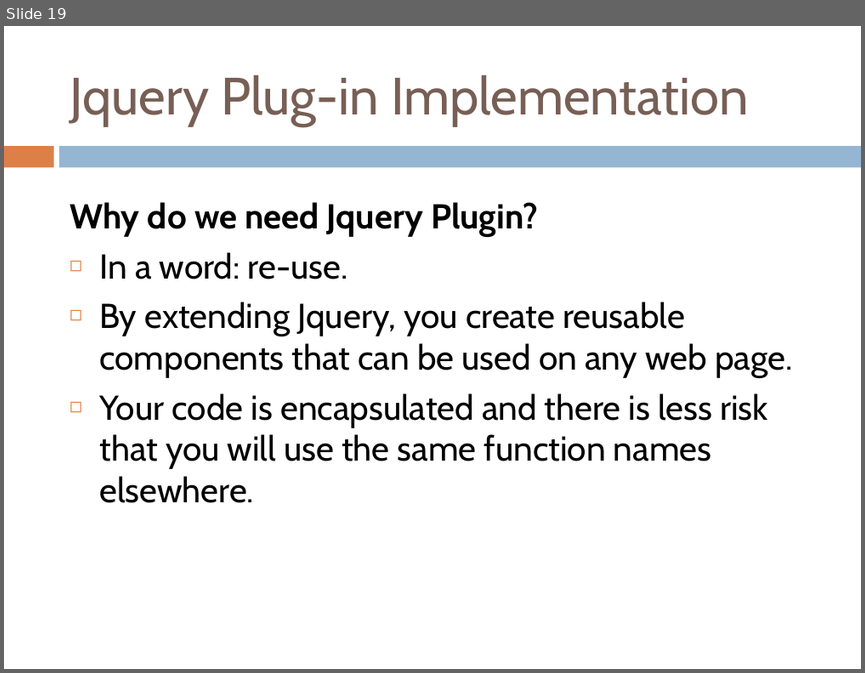
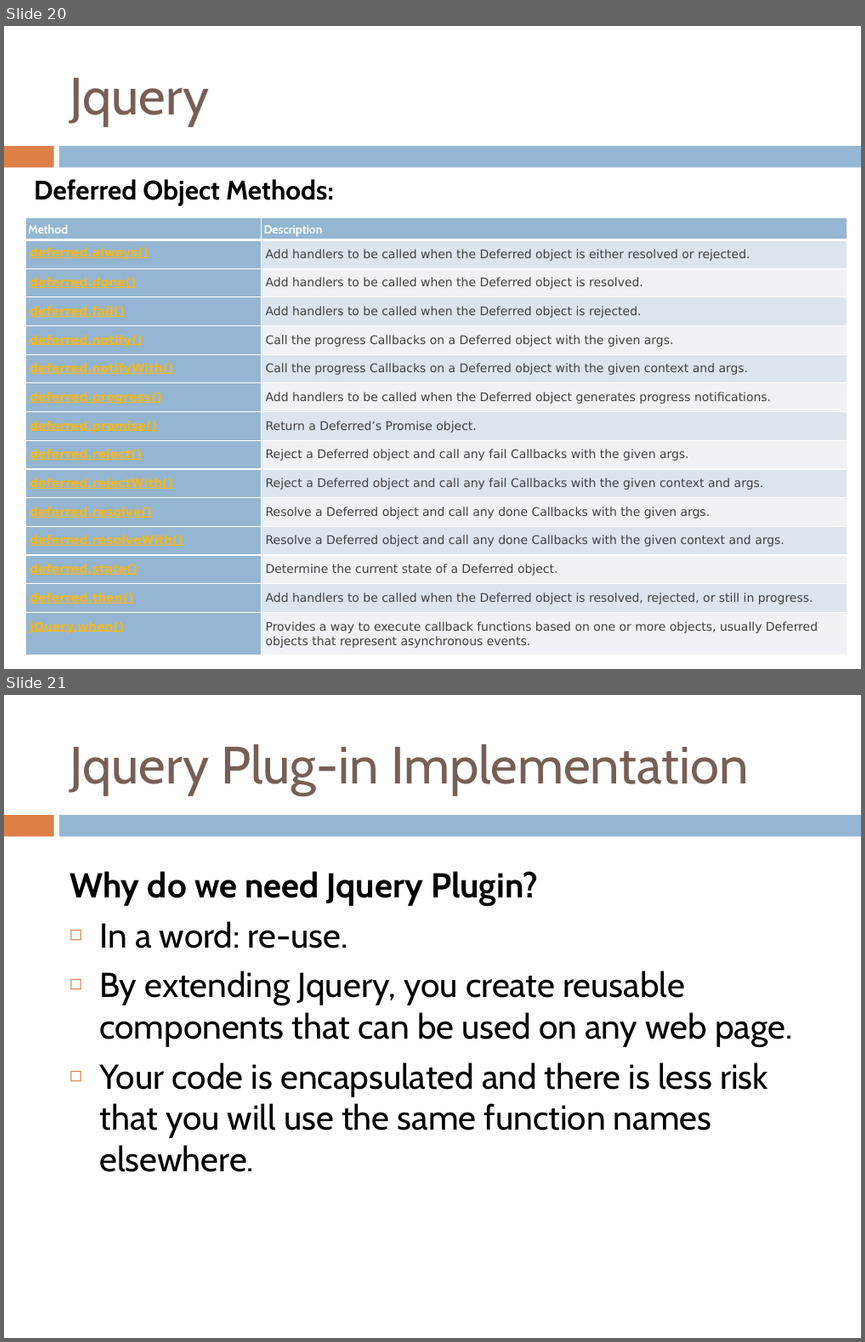
Before and after one commit to yedukondalurd/PPT, a slide deck: Advanced Javascript Day-2.pptx. Shown one above the other, each under a label of ours: slide 19 before the commit, slides 20 and 21 after it. The pictures are 865x673 and 865x1342 pixels, drawn with LibreOffice and Linux fonts; fonts in the diff are those of the drawing. Boxes give left, top, right and bottom in pixels: in the first picture for what was removed or moved away, otherwise in the second. Text is boxed around its words. In the diff, an @@ line names an element or a change of style, - is before the commit and + after.

```diff
--- a/Advanced Javascript Day-2.pptx
+++ b/Advanced Javascript Day-2.pptx
@@ slide 20 added at [4,26,861,669], background #FFFFFF; not listed: 2 template elements that a slide beside it also shows @@
@@ title added at [69,78,209,126], 44 pt, text #775F55 @@
+Jquery
@@ text added at [34,179,334,205], 22.5 pt, text #000000, bold @@
+Deferred Object Methods:
@@ table added at [25,217,846,654], 15 rows, 2 columns @@
+Method | Description
+deferred.always() | Add handlers to be called when the Deferred object is either resolved or rejected.
+deferred.done() | Add handlers to be called when the Deferred object is resolved.
+deferred.fail() | Add handlers to be called when the Deferred object is rejected.
+deferred.notify() | Call the progress Callbacks on a Deferred object with the given args.
+deferred.notifyWith() | Call the progress Callbacks on a Deferred object with the given context and args.
+deferred.progress() | Add handlers to be called when the Deferred object generates progress notifications.
+deferred.promise() | Return a Deferred’s Promise object.
+deferred.reject() | Reject a Deferred object and call any fail Callbacks with the given args.
+deferred.rejectWith() | Reject a Deferred object and call any fail Callbacks with the given context and args.
+deferred.resolve() | Resolve a Deferred object and call any done Callbacks with the given args.
+deferred.resolveWith() | Resolve a Deferred object and call any done Callbacks with the given context and args.
+deferred.state() | Determine the current state of a Deferred object.
+deferred.then() | Add handlers to be called when the Deferred object is resolved, rejected, or still in progress.
+jQuery.when() | Provides a way to execute callback functions based on one or more objects, usually Deferred objects that represent asynchronous events.
@@ what was slide 19 is now slide 21 @@
```
Also in this commit, not shown: 1 slide changed, 1 other slide added, 6 other files.
